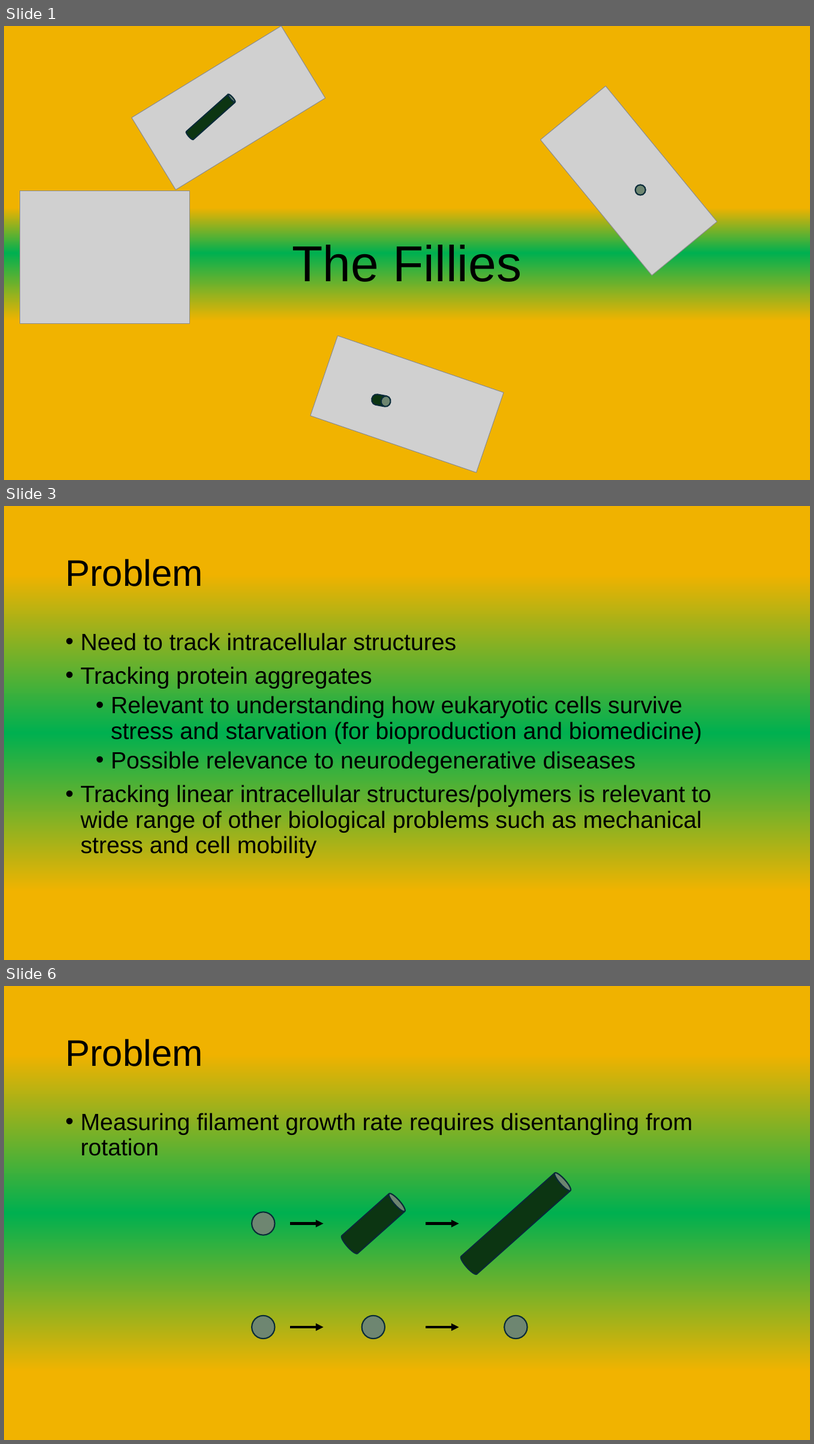
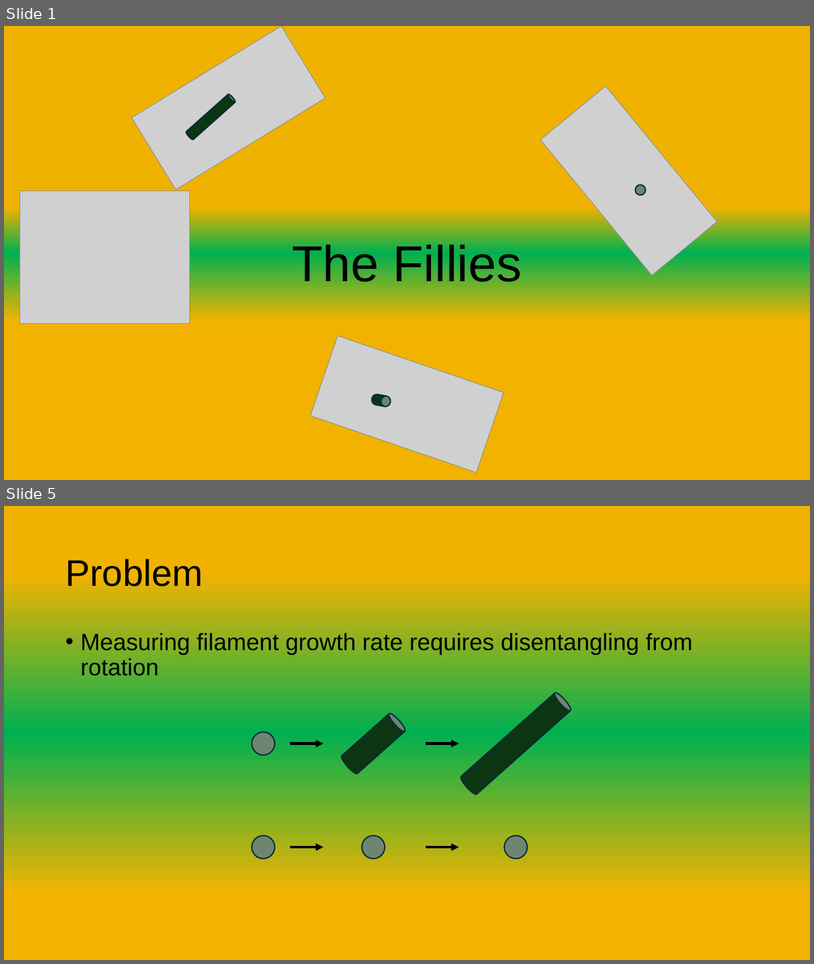
Before and after one commit to briandaniel14/biohack, a slide deck: Presentations/Biohack_Presentation.pptx. Shown one above the other, each under a label of ours: slides 1, 3 and 6 before the commit, slides 1 and 5 after it; the slides between them are not shown. The pictures are 814x1444 and 814x964 pixels, drawn with LibreOffice and Linux fonts; fonts in the diff are those of the drawing; grey boxes stand for pictures. Boxes give left, top, right and bottom in pixels: in the first picture for what was removed or moved away, otherwise in the second. Text is boxed around its words. In the diff, an @@ line names an element or a change of style, - is before the commit and + after.

```diff
--- a/Presentations/Biohack_Presentation.pptx
+++ b/Presentations/Biohack_Presentation.pptx
@@ slide 3 removed at [4, 506, 810, 960], background gradient #F0B200 to #00B050 to #F1B300 @@
@@ title removed at [65, 559, 203, 586] @@
-Problem
@@ text removed at [81, 633, 712, 858] @@
-• Need to track intracellular structures
-• Tracking protein aggregates
-  • Relevant to understanding how eukaryotic cells survive stress and starvation (for bioproduction and biomedicine)
-  • Possible relevance to neurodegenerative diseases
-• Tracking linear intracellular structures/polymers is relevant to wide range of other biological problems such as mechanical stress and cell mobility
@@ what was slide 6 is now slide 5 @@
```
Also in this commit, not shown: 3 slides changed.
